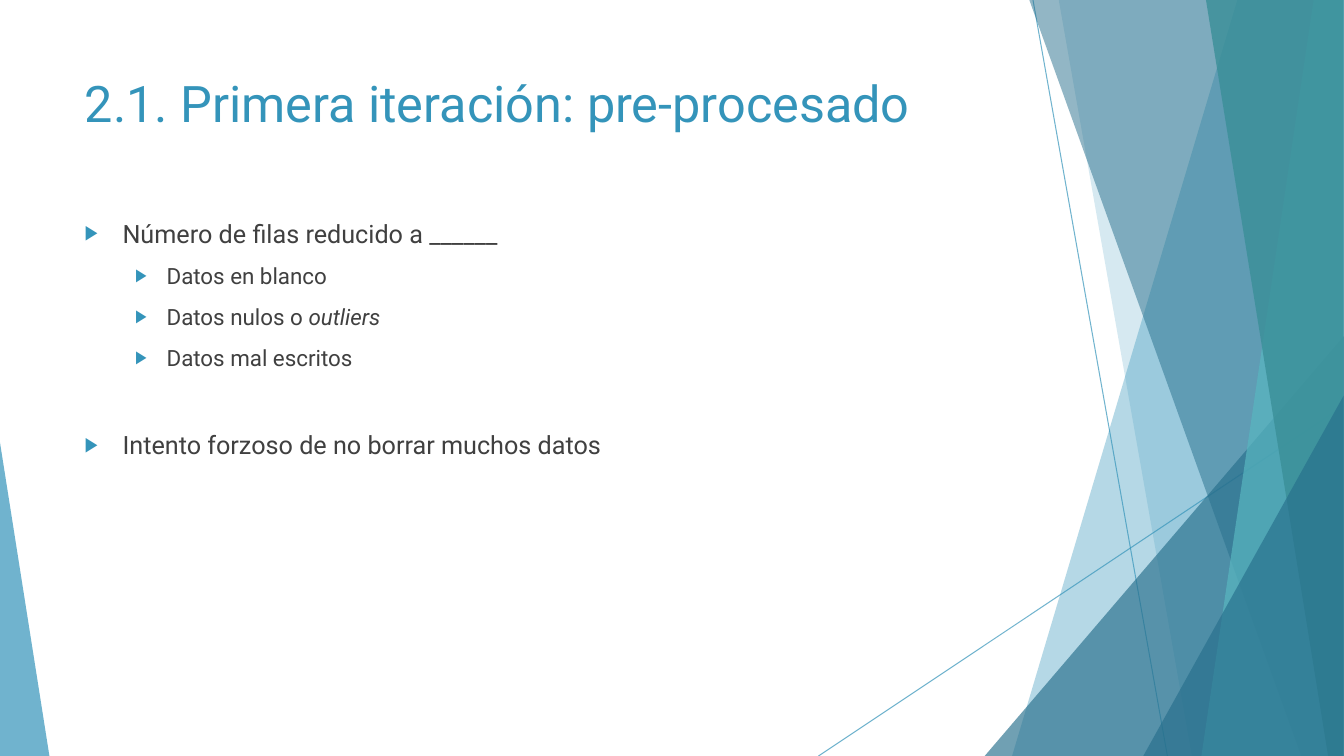
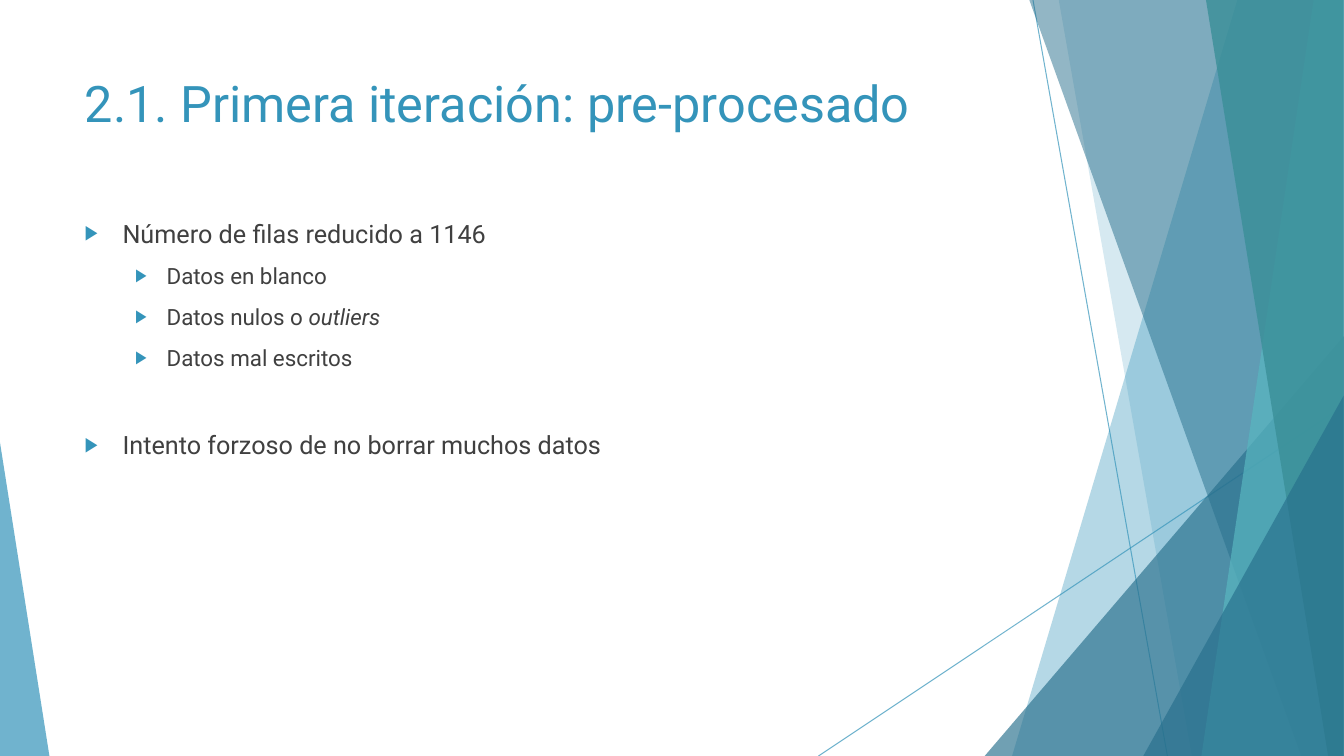
Before and after one commit to Geadalu/DataMiningHealth, a slide deck: slide 7 of Presentación DataMiningHealth.pptx. Drawn at 1344x756 pixels with LibreOffice and Linux fonts; fonts in the diff are those of the drawing. Boxes give left, top, right and bottom in pixels: in the first picture for what was removed or moved away, otherwise in the second. Text is boxed around its words. In the diff, an @@ line names an element or a change of style, - is before the commit and + after.

```diff
--- a/Presentación DataMiningHealth.pptx
+++ b/Presentación DataMiningHealth.pptx
@@ text at <box>123,224,486,244</box>: text changed @@
-▶ Número de filas reducido a ______
+▶ Número de filas reducido a 1146
```
Also in this commit, not shown: 3 other slides changed, 1 slide added, 5 slides removed, 3 other files.
